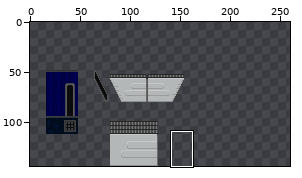
Pixel-art file -- Assets/Art/tileset-to-uv.ase. Above, an overview of the earlier version with the close-up marked.
Close-up. Before the edit:
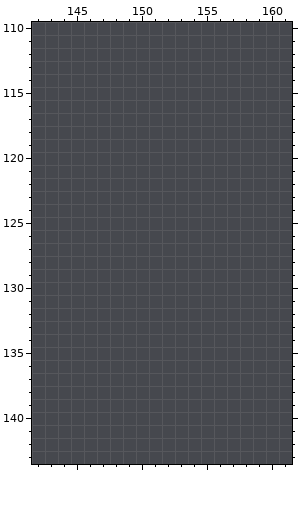
368x144 pixels, 1 frame. Colours within 5 levels of each other are drawn and written as one. Shown: x 142..161, y 110..143. The wide view leaves out empty margins. The commit also changed other parts of the picture, which this record leaves out.
The same view after the edit:
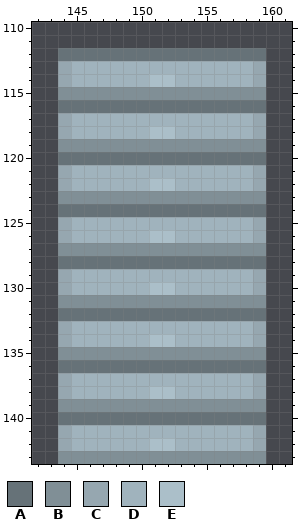
Palette (. is transparent): A #667278  B #808f96  C #96a7b0  D #a0b3bd  E #abbfc9
The exact change:
{"where": "layer \"Layer 1\""}
{"y":112,"x":144,"old":"................","new":"AAAAAAAAAAAAAAAA"}
{"y":113,"x":144,"old":"................","new":"CDDDDDDDDDDDDDDC"}
{"y":114,"x":144,"old":"................","new":"CDDDDDDEEDDDDDDC"}
{"y":115,"x":144,"old":"................","new":"BBBBBBBBBBBBBBBB"}
{"y":116,"x":144,"old":"................","new":"AAAAAAAAAAAAAAAA"}
{"y":117,"x":144,"old":"................","new":"CDDDDDDDDDDDDDDC"}
{"y":118,"x":144,"old":"................","new":"CDDDDDDEEDDDDDDC"}
{"y":119,"x":144,"old":"................","new":"BBBBBBBBBBBBBBBB"}
{"y":120,"x":144,"old":"................","new":"AAAAAAAAAAAAAAAA"}
{"y":121,"x":144,"old":"................","new":"CDDDDDDDDDDDDDDC"}
{"y":122,"x":144,"old":"................","new":"CDDDDDDEEDDDDDDC"}
{"y":123,"x":144,"old":"................","new":"BBBBBBBBBBBBBBBB"}
{"y":124,"x":144,"old":"................","new":"AAAAAAAAAAAAAAAA"}
{"y":125,"x":144,"old":"................","new":"CDDDDDDDDDDDDDDC"}
{"y":126,"x":144,"old":"................","new":"CDDDDDDEEDDDDDDC"}
{"y":127,"x":144,"old":"................","new":"BBBBBBBBBBBBBBBB"}
{"y":128,"x":144,"old":"................","new":"AAAAAAAAAAAAAAAA"}
{"y":129,"x":144,"old":"................","new":"CDDDDDDDDDDDDDDC"}
{"y":130,"x":144,"old":"................","new":"CDDDDDDEEDDDDDDC"}
{"y":131,"x":144,"old":"................","new":"BBBBBBBBBBBBBBBB"}
{"y":132,"x":144,"old":"................","new":"AAAAAAAAAAAAAAAA"}
{"y":133,"x":144,"old":"................","new":"CDDDDDDDDDDDDDDC"}
{"y":134,"x":144,"old":"................","new":"CDDDDDDEEDDDDDDC"}
{"y":135,"x":144,"old":"................","new":"BBBBBBBBBBBBBBBB"}
{"y":136,"x":144,"old":"................","new":"AAAAAAAAAAAAAAAA"}
{"y":137,"x":144,"old":"................","new":"CDDDDDDDDDDDDDDC"}
{"y":138,"x":144,"old":"................","new":"CDDDDDDEEDDDDDDC"}
{"y":139,"x":144,"old":"................","new":"BBBBBBBBBBBBBBBB"}
{"y":140,"x":144,"old":"................","new":"AAAAAAAAAAAAAAAA"}
{"y":141,"x":144,"old":"................","new":"CDDDDDDDDDDDDDDC"}
{"y":142,"x":144,"old":"................","new":"CDDDDDDEEDDDDDDC"}
{"y":143,"x":144,"old":"................","new":"BBBBBBBBBBBBBBBB"}
{"label":"added","picture_box":[58,48,266,464]}
